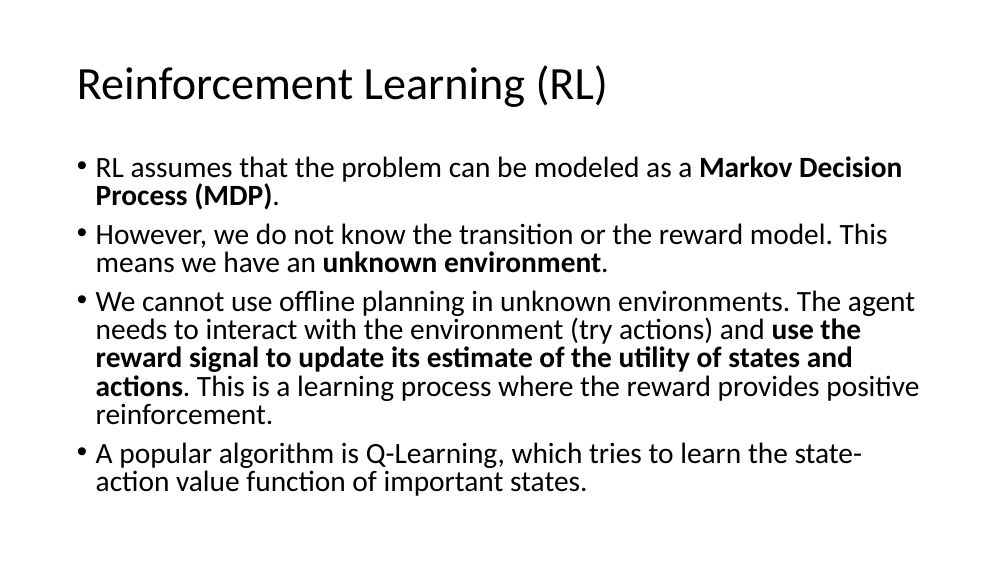
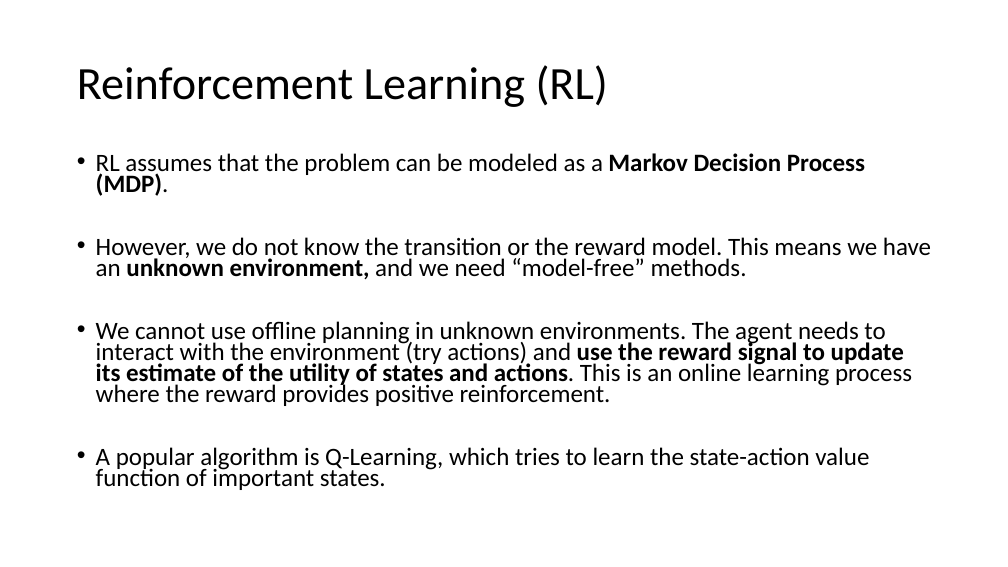
Before and after one commit to mhahsler/CS7320-AI, a slide deck: slide 17 of slides/22_Reinforcement_Learning.pptx (slide 16 before the commit). Drawn at 1008x567 pixels with LibreOffice and Linux fonts; fonts in the diff are those of the drawing. Boxes give left, top, right and bottom in pixels: in the first picture for what was removed or moved away, otherwise in the second. Text is boxed around its words. In the diff, an @@ line names an element or a change of style, - is before the commit and + after.

```diff
--- a/slides/22_Reinforcement_Learning.pptx
+++ b/slides/22_Reinforcement_Learning.pptx
@@ text at [96,153,869,490]: size 28 to 23.8 pt in "RL assumes that the problem can be ...", "A popular algorithm is Q-Learning, which tries ..."; line spacing 0.8 to 0.7 @@
@@ text at [96,237,931,406]: text changed; size 28 to 23.8 pt @@
-• However, we do not know the transition or the reward model. This means we have an unknown environment.
-• We cannot use offline planning in unknown environments. The agent needs to interact with the environment (try actions) and use the reward signal to update its estimate of the utility of states and actions. This is a learning process where the reward provides positive reinforcement.
+• However, we do not know the transition or the reward model. This means we have an unknown environment, and we need “model-free” methods.
+• We cannot use offline planning in unknown environments. The agent needs to interact with the environment (try actions) and use the reward signal to update its estimate of the utility of states and actions. This is an online learning process where the reward provides positive reinforcement.
```
Also in this commit, not shown: 8 other slides changed, 1 slide added, 1 other file.
